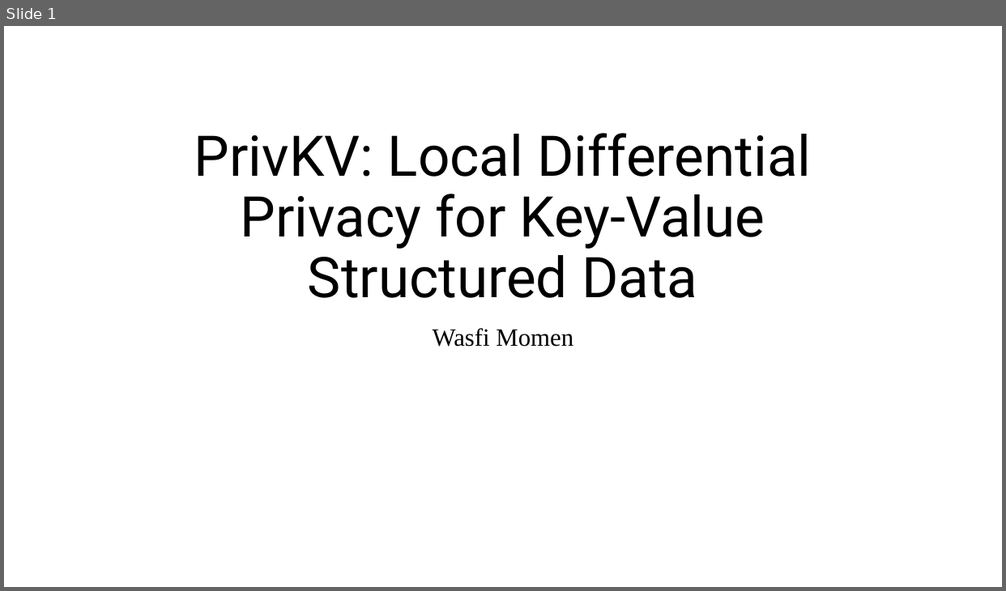
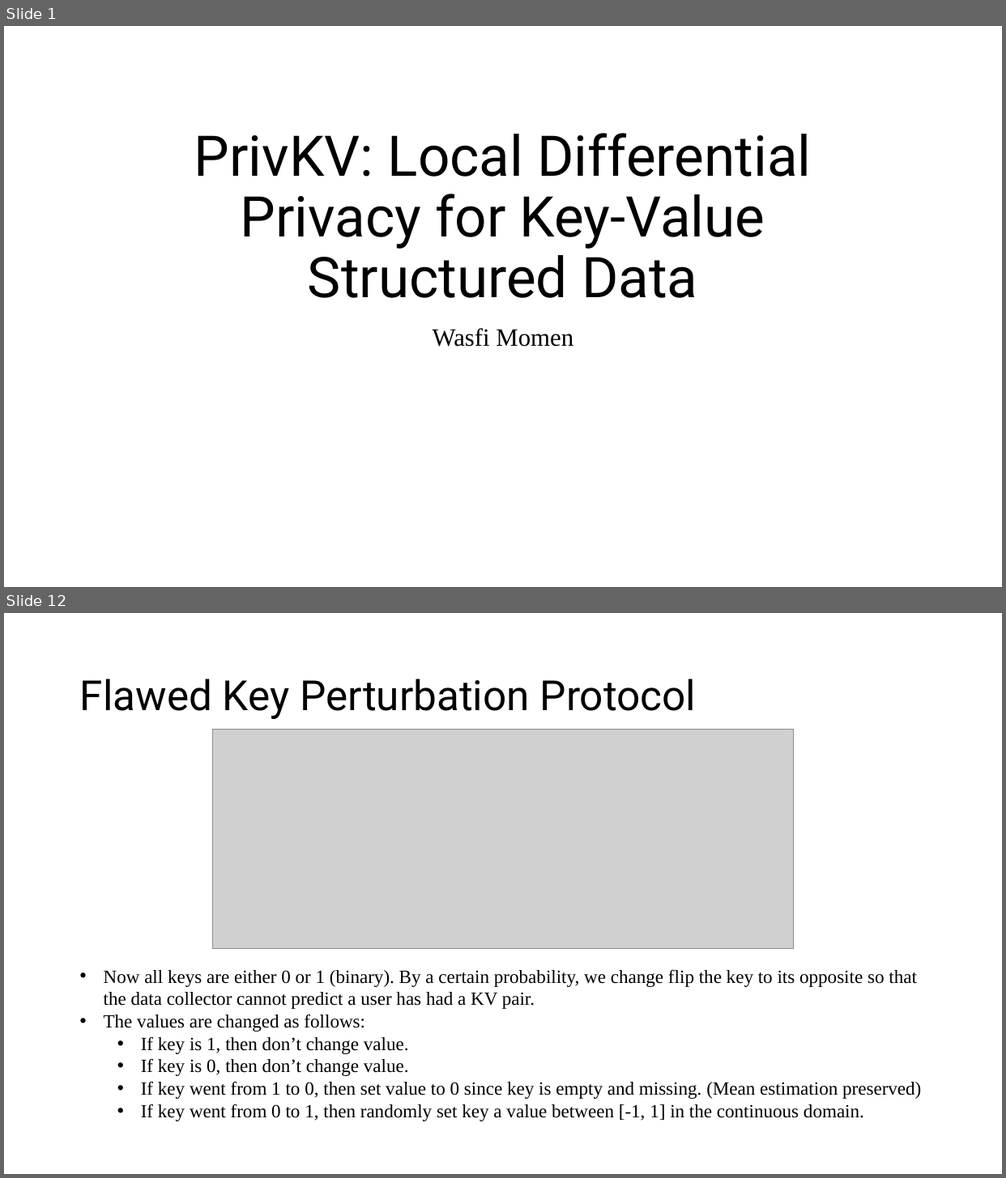
Before and after one commit to CodeFluent/Notes, a slide deck: CS-6223/hw/Grad_Project/Final Documents/PrivKV Differential Privacy for Key Value Structured Data.pptx. Shown one above the other, each under a label of ours: slide 1 before the commit, slides 1 and 12 after it; the slides between them are not shown. The pictures are 1006x591 and 1006x1178 pixels, drawn with LibreOffice and Linux fonts; fonts in the diff are those of the drawing; grey boxes stand for pictures. Boxes give left, top, right and bottom in pixels: in the first picture for what was removed or moved away, otherwise in the second. Text is boxed around its words. In the diff, an @@ line names an element or a change of style, - is before the commit and + after.

```diff
--- a/CS-6223/hw/Grad_Project/Final Documents/PrivKV Differential Privacy for Key Value Structured Data.pptx
+++ b/CS-6223/hw/Grad_Project/Final Documents/PrivKV Differential Privacy for Key Value Structured Data.pptx
@@ slide 12 added at <box>4,613,1002,1174</box>, background #FFFFFF @@
@@ title added at <box>80,679,697,719</box>, 40 pt, text #000000 @@
+Flawed Key Perturbation Protocol
@@ picture added at <box>213,729,794,949</box> @@
@@ text added at <box>104,969,921,1122</box>, 18 pt, text #000000 @@
+• Now all keys are either 0 or 1 (binary). By a certain probability, we change flip the key to its opposite so that the data collector cannot predict a user has had a KV pair.
+• The values are changed as follows:
+  • If key is 1, then don’t change value.
+  • If key is 0, then don’t change value.
+  • If key went from 1 to 0, then set value to 0 since key is empty and missing. (Mean estimation preserved)
+  • If key went from 0 to 1, then randomly set key a value between [-1, 1] in the continuous domain.
```
Also in this commit, not shown: 8 slides changed, 2 other slides added.
